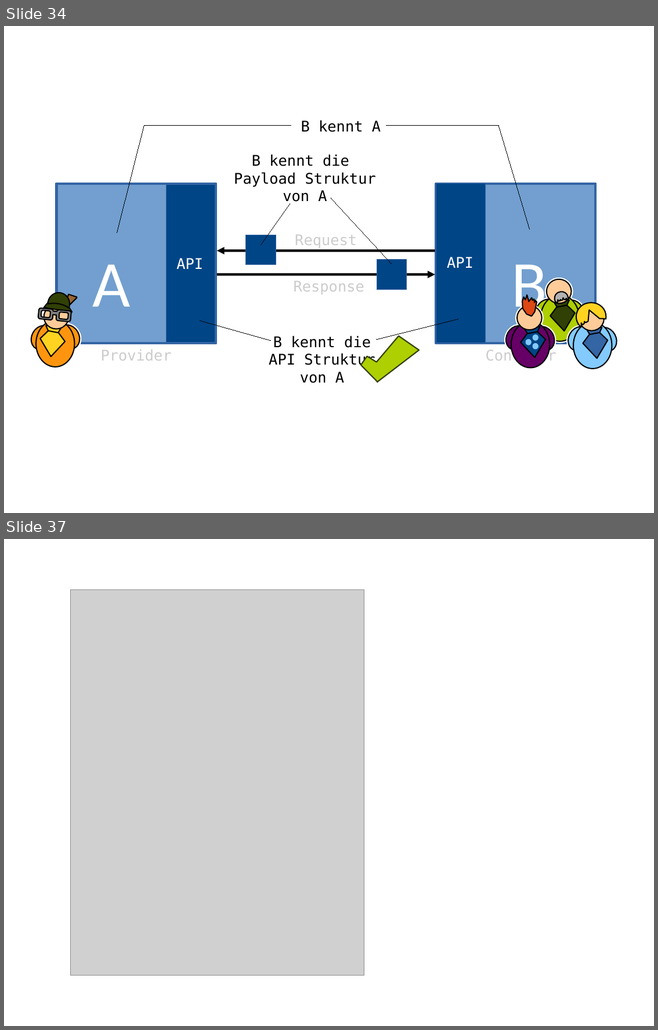
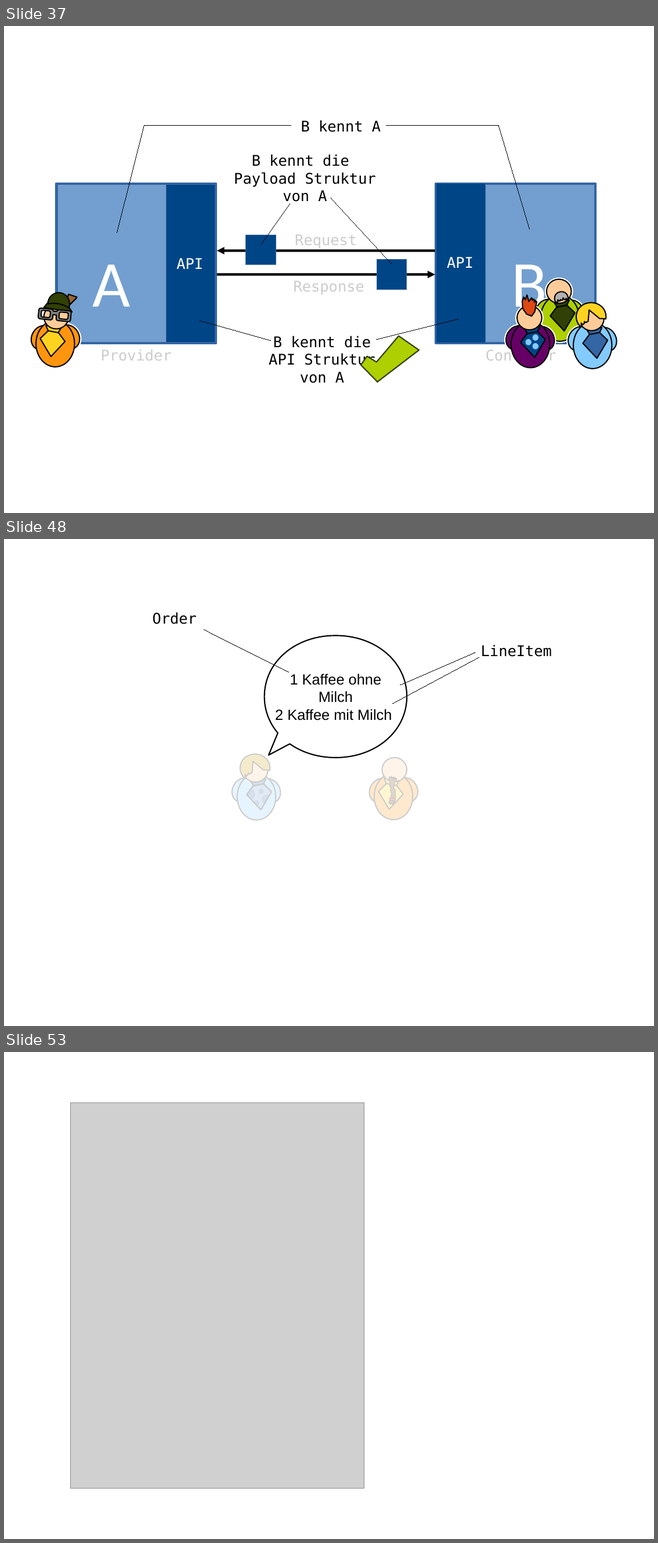
Before and after one commit to xdoo/schema_evolution_demo, a slide deck: Folien.odp. Shown one above the other, each under a label of ours: slides 34 and 37 before the commit, slides 37, 48 and 53 after it; the slides between them are not shown. The pictures are 658x1030 and 658x1543 pixels, drawn with LibreOffice and Linux fonts; fonts in the diff are those of the drawing; grey boxes stand for pictures. Boxes give left, top, right and bottom in pixels: in the first picture for what was removed or moved away, otherwise in the second. Text is boxed around its words. In the diff, an @@ line names an element or a change of style, - is before the commit and + after.

```diff
--- a/Folien.odp
+++ b/Folien.odp
@@ slide 48 added at [4, 539, 654, 1026], background #FFFFFF @@
@@ rectangle added at [4, 539, 654, 1026], fill #FFFFFF at 80% opacity @@
@@ text added at [152, 612, 197, 624], 18 pt, text #000000 @@
+Order
@@ line added from (204, 630) to (289, 672), #000000 0 pt @@
@@ freeform shape added at [264, 636, 407, 758], fill #FFFFFF, outline #000000 1.5 pt, 18 pt, text #000000 @@
+1 Kaffee ohne Milch
+2 Kaffee mit Milch
@@ line added from (478, 657) to (393, 704), #000000 0 pt @@
@@ line added from (475, 653) to (400, 685), #000000 0 pt @@
@@ text added at [481, 645, 552, 657], 18 pt, text #000000 @@
+LineItem
@@ group added at [228, 754, 285, 820]: 6 freeform shapes, 4 ellipses @@
@@ group added at [365, 758, 423, 820]: 4 freeform shapes, 4 ellipses, 1 rectangle @@
@@ what was slide 34 is now slide 37 @@
@@ what was slide 37 is now slide 53 @@
```
Also in this commit, not shown: 1 slide changed, 16 other slides added, 1 slide removed, 1 other file.
